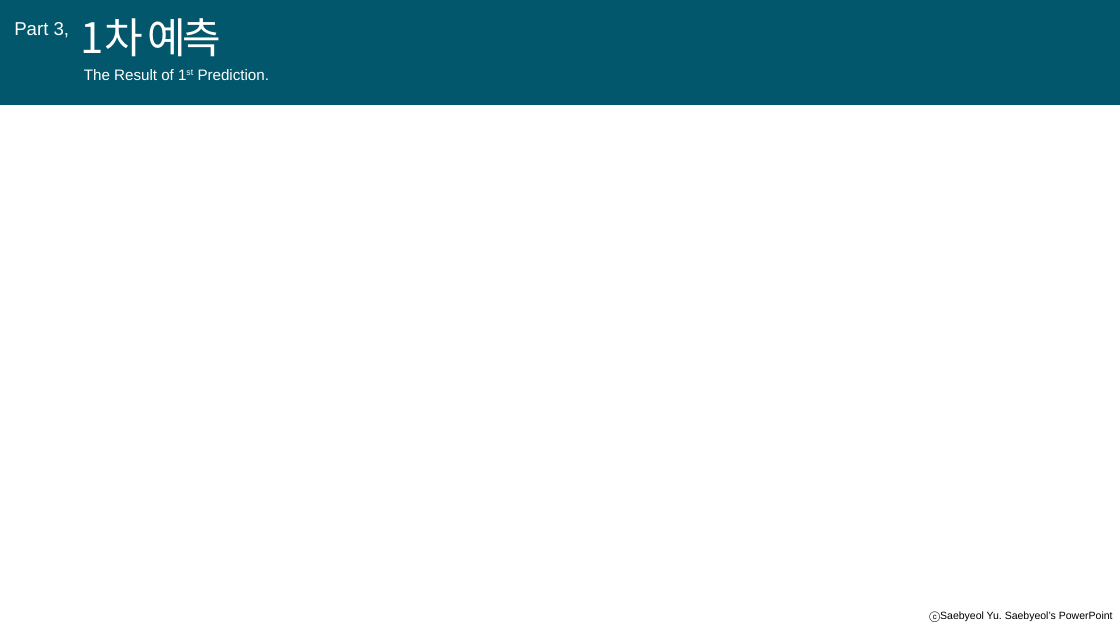
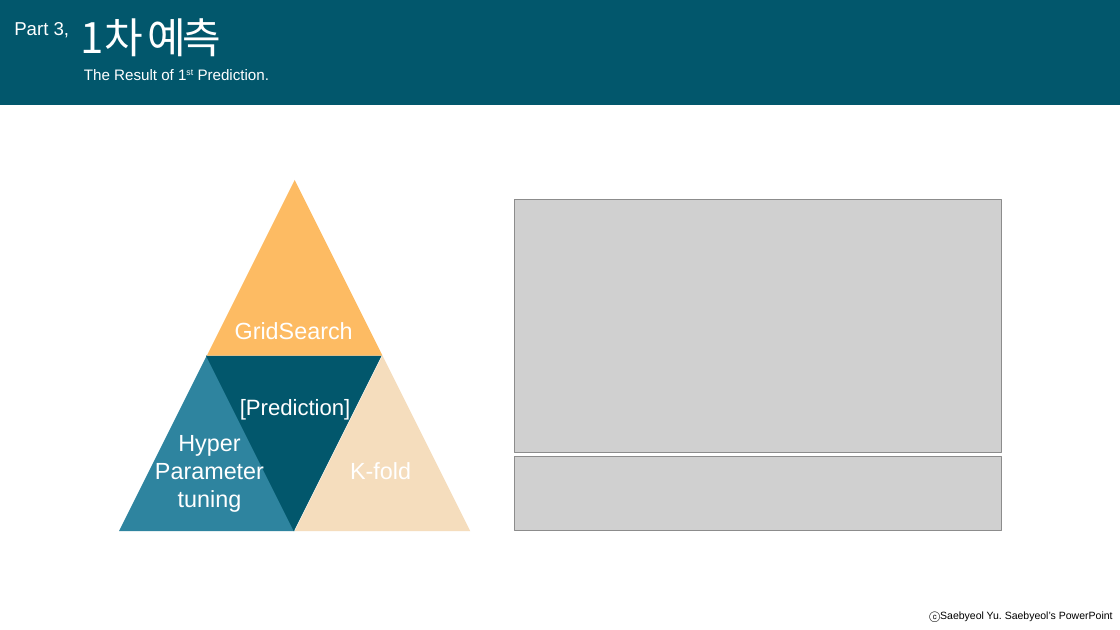
Before and after one commit to A-dongl/P3_kospi, a slide deck: slide 21 of 2차 발표자료.pptx (slide 17 before the commit). Drawn at 1120x630 pixels with LibreOffice and Linux fonts; fonts in the diff are those of the drawing; grey boxes stand for pictures. Boxes give left, top, right and bottom in pixels: in the first picture for what was removed or moved away, otherwise in the second. Text is boxed around its words. In the diff, an @@ line names an element or a change of style, - is before the commit and + after.

```diff
--- a/2차 발표자료.pptx
+++ b/2차 발표자료.pptx
@@ triangle added at [207, 180, 382, 355], fill #FDBB63 @@
@@ picture added at [514, 200, 1002, 453] @@
@@ text added at [235, 322, 353, 339], 20 pt, text #FFFFFF @@
+GridSearch
@@ triangle added at [119, 355, 295, 531], fill #2E849F @@
@@ triangle added at [206, 355, 381, 531], fill #02576C @@
@@ triangle added at [295, 355, 471, 531], fill #F5DDBD @@
@@ text added at [240, 399, 351, 421], 19 pt, text #FFFFFF @@
+[Prediction]
@@ text added at [155, 435, 264, 512], 20 pt, text #FFFFFF @@
+Hyper Parameter tuning
@@ picture added at [515, 457, 1002, 531] @@
```
Also in this commit, not shown: 10 other slides changed, 10 slides added, 11 slides removed, 1 other file.
